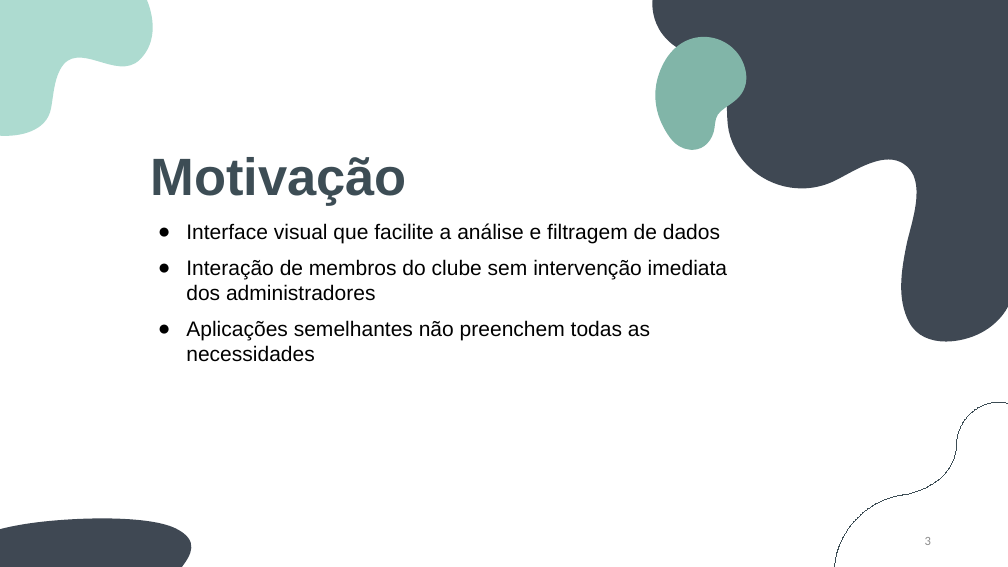
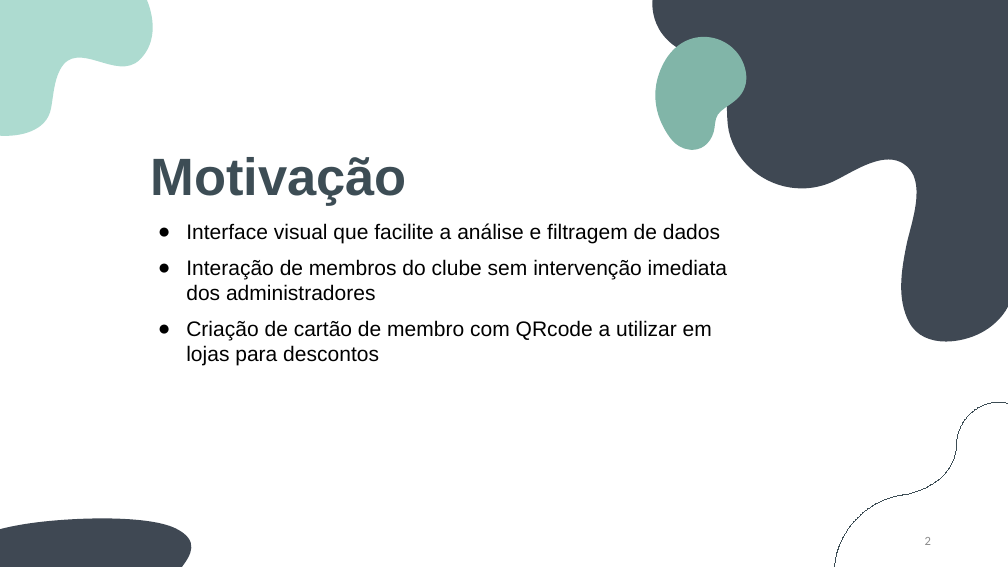
Before and after one commit to BernardoFMF/surf-management-app, a slide deck: slide 2 of docs/demonstration/demonstration.pptx (slide 3 before the commit). Drawn at 1008x567 pixels with LibreOffice and Linux fonts; fonts in the diff are those of the drawing. Boxes give left, top, right and bottom in pixels: in the first picture for what was removed or moved away, otherwise in the second. Text is boxed around its words. In the diff, an @@ line names an element or a change of style, - is before the commit and + after.

```diff
--- a/docs/demonstration/demonstration.pptx
+++ b/docs/demonstration/demonstration.pptx
@@ subtitle at box(186, 320, 712, 366): text changed @@
-● Aplicações semelhantes não preenchem todas as necessidades
+● Criação de cartão de membro com QRcode a utilizar em lojas para descontos
```
Also in this commit, not shown: 5 other slides changed, 1 slide removed, 6 other files.
